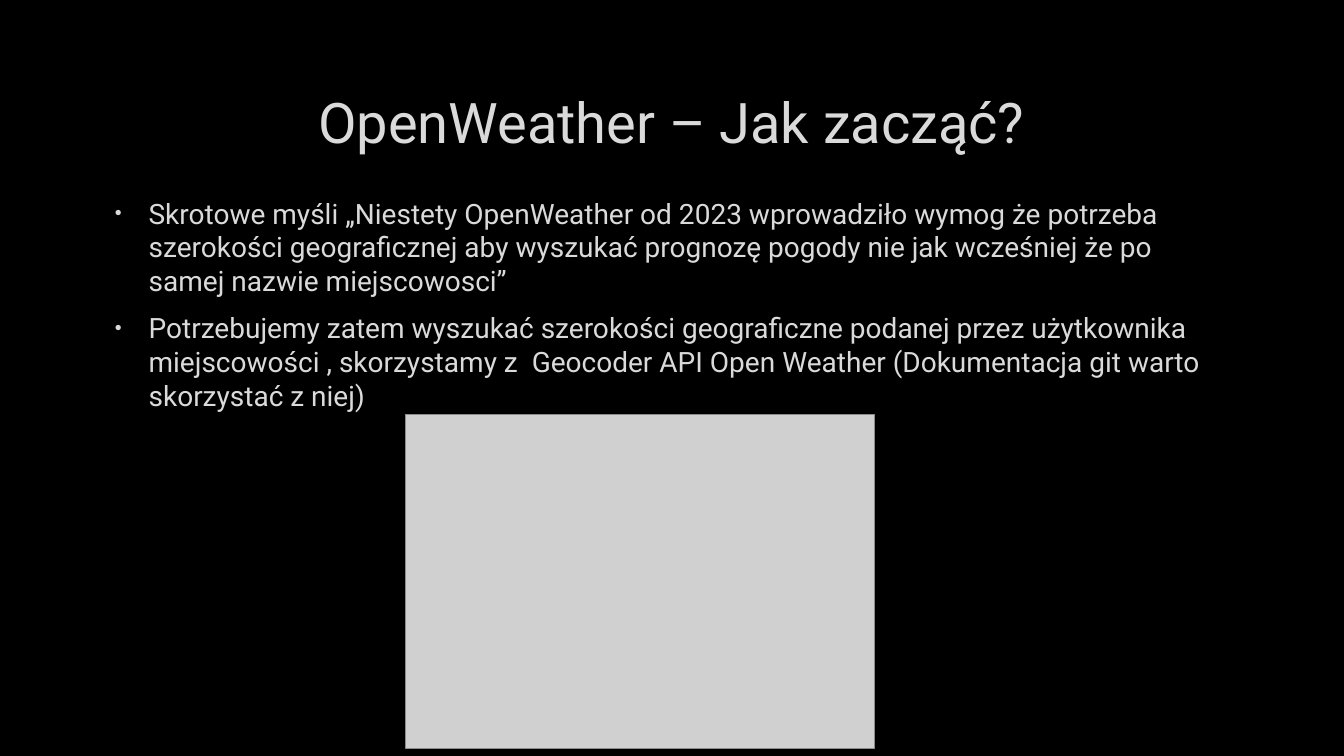
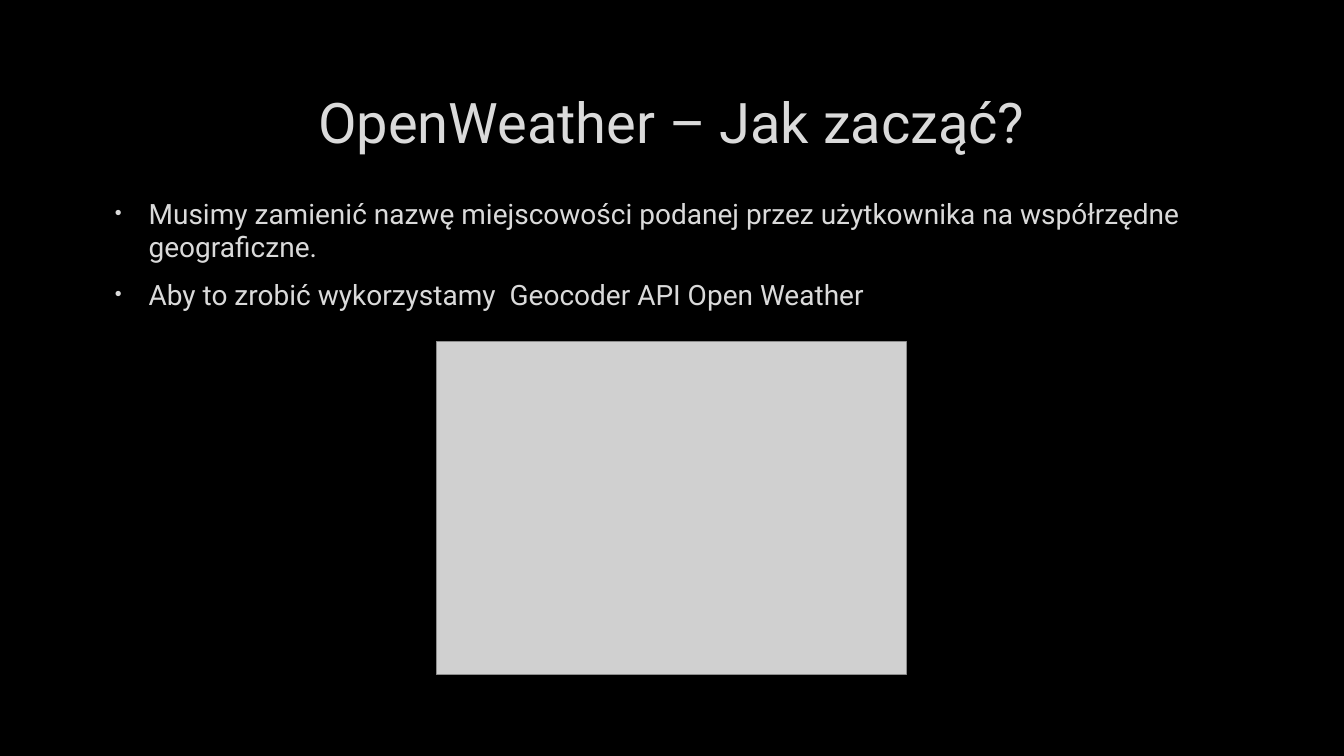
Before and after one commit to Luckownia/WeatherForecastApp, a slide deck: slide 16 of Aplikacja pogodowa na Androida.pptx. Drawn at 1344x756 pixels with LibreOffice and Linux fonts; fonts in the diff are those of the drawing; grey boxes stand for pictures; background and template pictures are left out. Boxes give left, top, right and bottom in pixels: in the first picture for what was removed or moved away, otherwise in the second. Text is boxed around its words. In the diff, an @@ line names an element or a change of style, - is before the commit and + after.

```diff
--- a/Aplikacja pogodowa na Androida.pptx
+++ b/Aplikacja pogodowa na Androida.pptx
@@ text at <box>149,203,1179,311</box>: text changed @@
-• Skrotowe myśli „Niestety OpenWeather od 2023 wprowadziło wymog że potrzeba szerokości geograficznej aby wyszukać prognozę pogody nie jak wcześniej że po samej nazwie miejscowosci”
-• Potrzebujemy zatem wyszukać szerokości geograficzne podanej przez użytkownika miejscowości , skorzystamy z Geocoder API Open Weather (Dokumentacja git warto skorzystać z niej)
+• Musimy zamienić nazwę miejscowości podanej przez użytkownika na współrzędne geograficzne.
+• Aby to zrobić wykorzystamy Geocoder API Open Weather
@@ picture: place and size @@
-picture at <box>405,414,875,748</box>
+picture at <box>437,341,906,675</box>
```
Also in this commit, not shown: 4 other slides changed, 2 slides removed.
